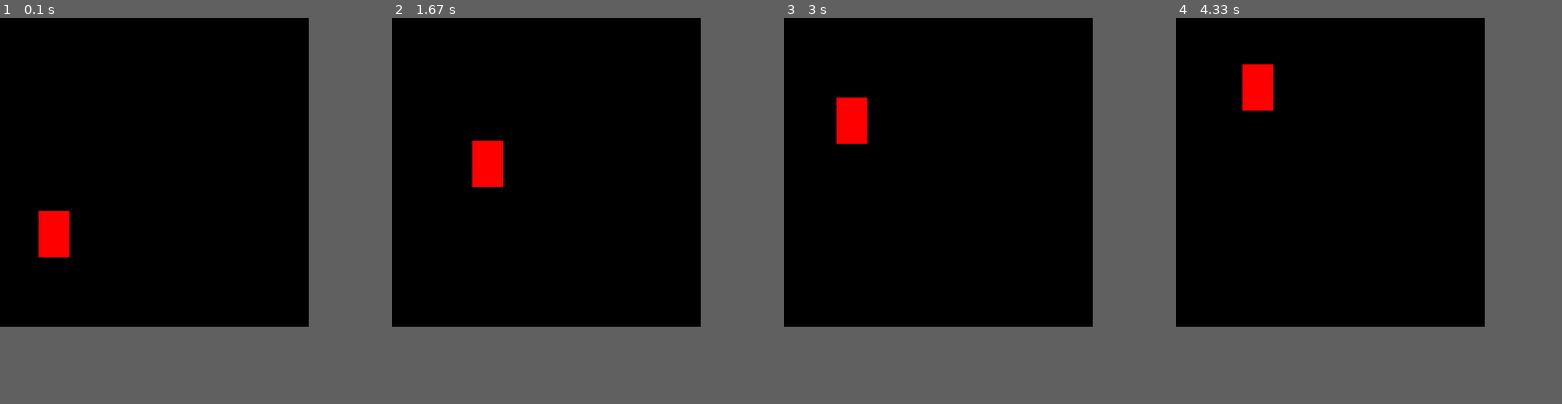
Above: before the commit, frames 1-4 (left to right).
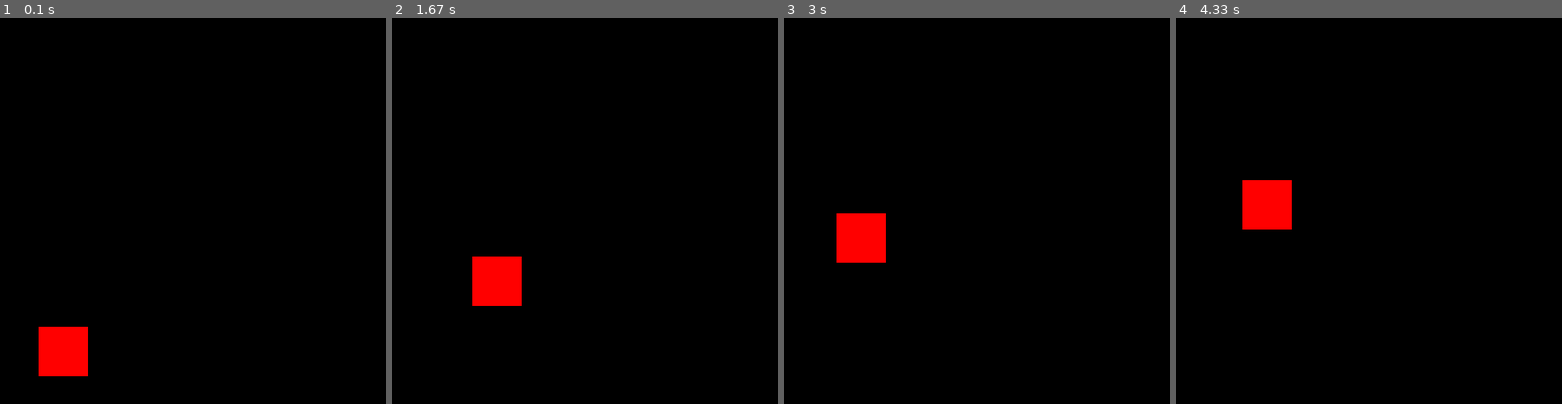
Above: after the commit, the same moments.

Repository: graying/PY3
Game: pygame game, started from pygame/pg_keymove.py
The game is run twice, just before and just after one commit, with the same random seed, the same clock (stepped at 60 frames per second) and the same inputs.
Inputs:
- Up to frame 1 (0.1 s): no input
- Up to frame 2 (1.67 s): tap Space at 0.33, 0.73, 1.03, 1.23, 1.53 s; hold Right 0.67-1.13 s; hold Right 1.17-1.63 s
- Up to frame 3 (3 s): hold Left 1.67-2.2 s; tap Space at 1.73, 2.03, 2.3, 2.73 s; hold Left 2.23-2.63 s; hold Right from 2.67 s (still down)
- Up to frame 4 (4.33 s): tap Space at 3.03, 3.4, 3.7, 3.9, 4.2 s; release Right at 3.3 s; hold Left 3.33-3.8 s; hold Right 3.83-4.3 s
In our replay, the window is 400x400 before the commit and 500x500 after it. These sizes can differ from the game's own. Grey fills any space a smaller window leaves; there, only what the larger window draws over its background counts as a difference.

The runs differ from the first frame. In frame 1, 2.6% of the frame differs, in the area x 10-23%, y 50-93%; in frame 2, 2.6%; in frame 3, 2.6%; in frame 4, 2.6%.

Commit message:
add pics folder and pic files

Diff:
--- a/pygame/pg_keymove.py
+++ b/pygame/pg_keymove.py
@@ -2,19 +2,38 @@
 
 pygame.init()
 
-dis_x = 400
-dis_y = 400
+dis_x = 500
+dis_y = 500
 
 dis = pygame.display.set_mode((dis_x, dis_y))
-pygame.display.set_caption("PYgamer...")
+pygame.display.set_caption("PYGamer...")
 
-x, y = 50, 250
-width = 40
-height = 60
+x, y = 50, 400
+width = 64
+height = 64
 vel = 3
 
 isJump = False
 jumpCount = 10
+
+left = False
+right = False
+walkcount = 0
+
+bg = pygame.image.load('pics/bg.jpg')
+char = pygame.image.load('pics/standing.png')
+
+# load walk left right image from pics folder
+walkRight = []
+walkLeft = []
+leftFileNamePre = 'pics/L'
+rightFileNamePre = 'pics/R'
+for i in range(1,9):
+    leftFileNameStr = leftFileNamePre+str(i)+'.png'
+    walkLeft.append(pygame.image.load(leftFileNameStr))
+    rightFileNameStr = rightFileNamePre+str(i)+'.png'
+    walkRight.append(pygame.image.load(rightFileNameStr))
+
 run = True
 while run:
     pygame.time.delay(50)
@@ -30,11 +49,11 @@
     if keys[pygame.K_RIGHT] and x < dis_x - width - vel:
         x += vel
 
-    if (not isJump):
-        if keys[pygame.K_UP] and y > vel:
-            y -= vel
-        if keys[pygame.K_DOWN] and y < dis_y - height - vel:
-            y += vel
+    if not isJump:
+        # if keys[pygame.K_UP] and y > vel:
+        #     y -= vel
+        # if keys[pygame.K_DOWN] and y < dis_y - height - vel:
+        #     y += vel
         if keys[pygame.K_SPACE]:
             isJump = True
             # print("space pressed isJump is:",isJump)
Binary file added: pygame/pics/L1.png
Binary file added: pygame/pics/L10E.png
Binary file added: pygame/pics/L11E.png
Binary file added: pygame/pics/L1E.png
Binary file added: pygame/pics/L2.png
Binary file added: pygame/pics/L2E.png
Binary file added: pygame/pics/L3.png
Binary file added: pygame/pics/L3E.png
Binary file added: pygame/pics/L4.png
Binary file added: pygame/pics/L4E.png
Binary file added: pygame/pics/L5.png
Binary file added: pygame/pics/L5E.png
(and 30 more such lines)
